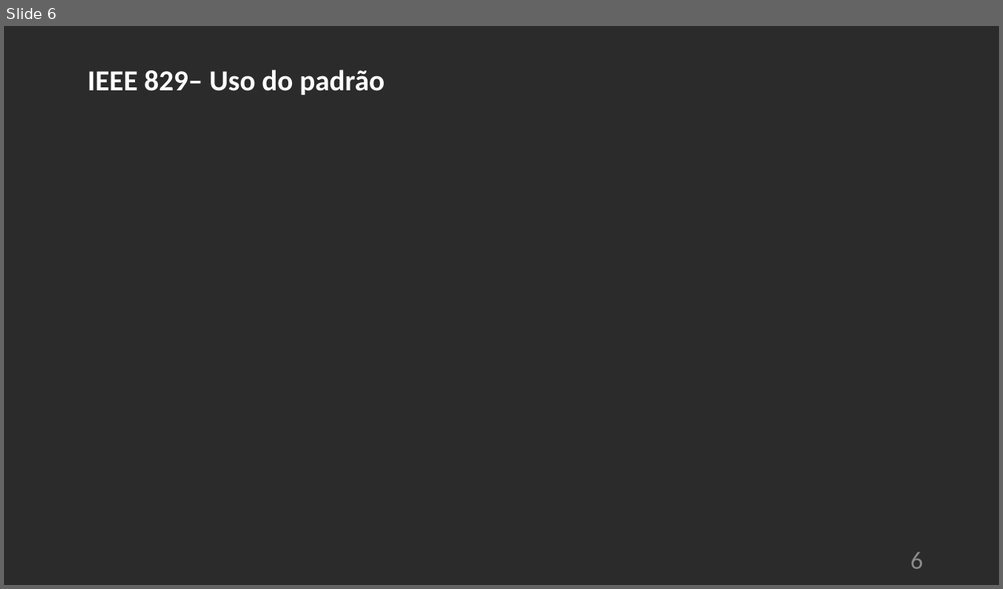
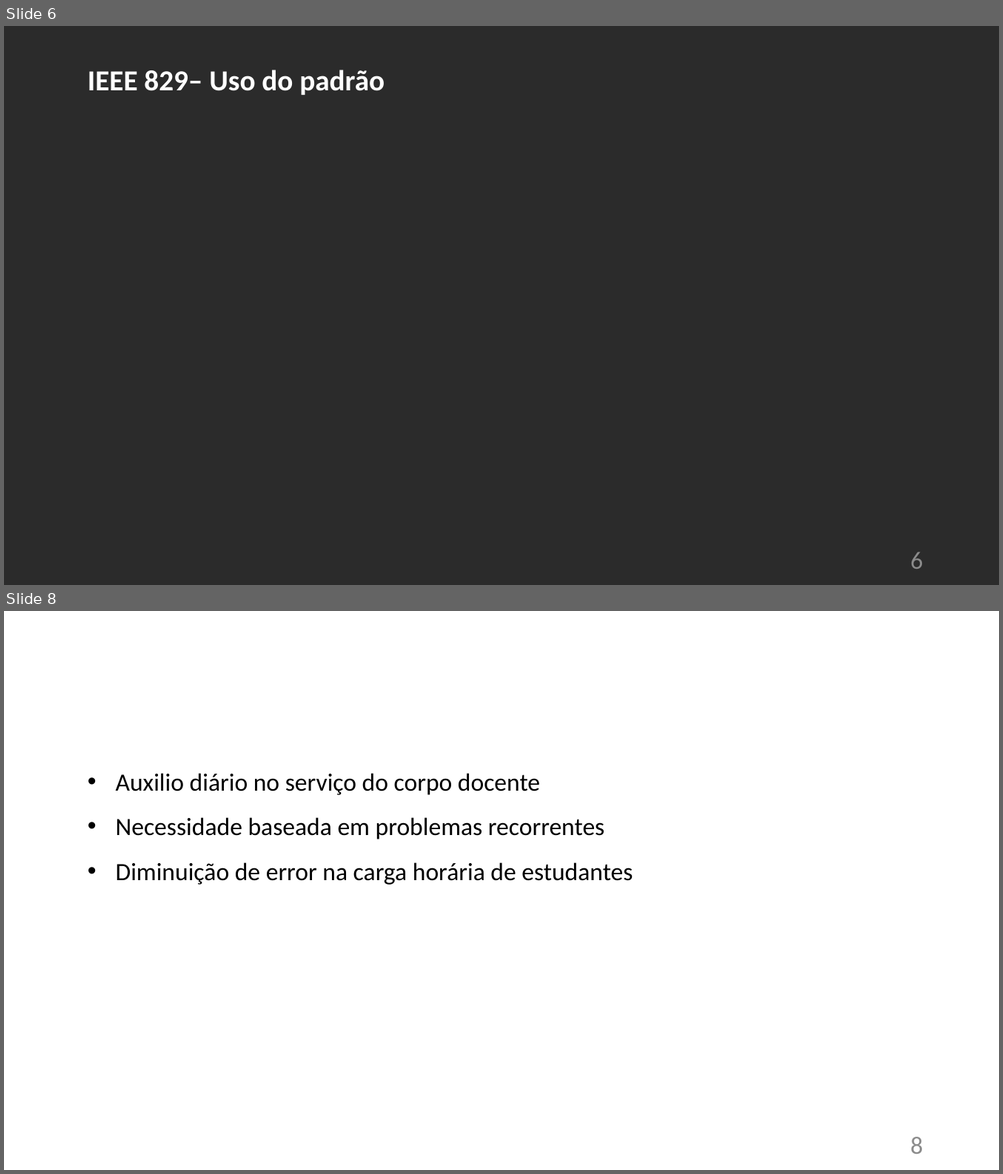
Before and after one commit to Teh-Venom/ChronoSchool, a slide deck: doc/ChronoSchool.pptx. Shown one above the other, each under a label of ours: slide 6 before the commit, slides 6 and 8 after it; the slides between them are not shown. The pictures are 1003x589 and 1003x1174 pixels, drawn with LibreOffice and Linux fonts; fonts in the diff are those of the drawing; background and template pictures are left out; a plain dark background stands for a picture behind light text. Boxes give left, top, right and bottom in pixels: in the first picture for what was removed or moved away, otherwise in the second. Text is boxed around its words. In the diff, an @@ line names an element or a change of style, - is before the commit and + after.

```diff
--- a/doc/ChronoSchool.pptx
+++ b/doc/ChronoSchool.pptx
@@ slide 8 added at bbox=[4, 611, 999, 1170], background picture (left out) @@
@@ text added at bbox=[80, 647, 745, 706], 28 pt, text #FFFFFF, bold @@
+Justificativa
@@ text added at bbox=[116, 773, 632, 885], 24 pt, text #000000 @@
+• Auxilio diário no serviço do corpo docente
+• Necessidade baseada em problemas recorrentes
+• Diminuição de error na carga horária de estudantes
@@ page number added at bbox=[910, 1137, 922, 1154], 24 pt, text #8C8C8C @@
+8
```
Also in this commit, not shown: 3 slides changed, 2 other slides added, 5 slides removed, 2 other files.
